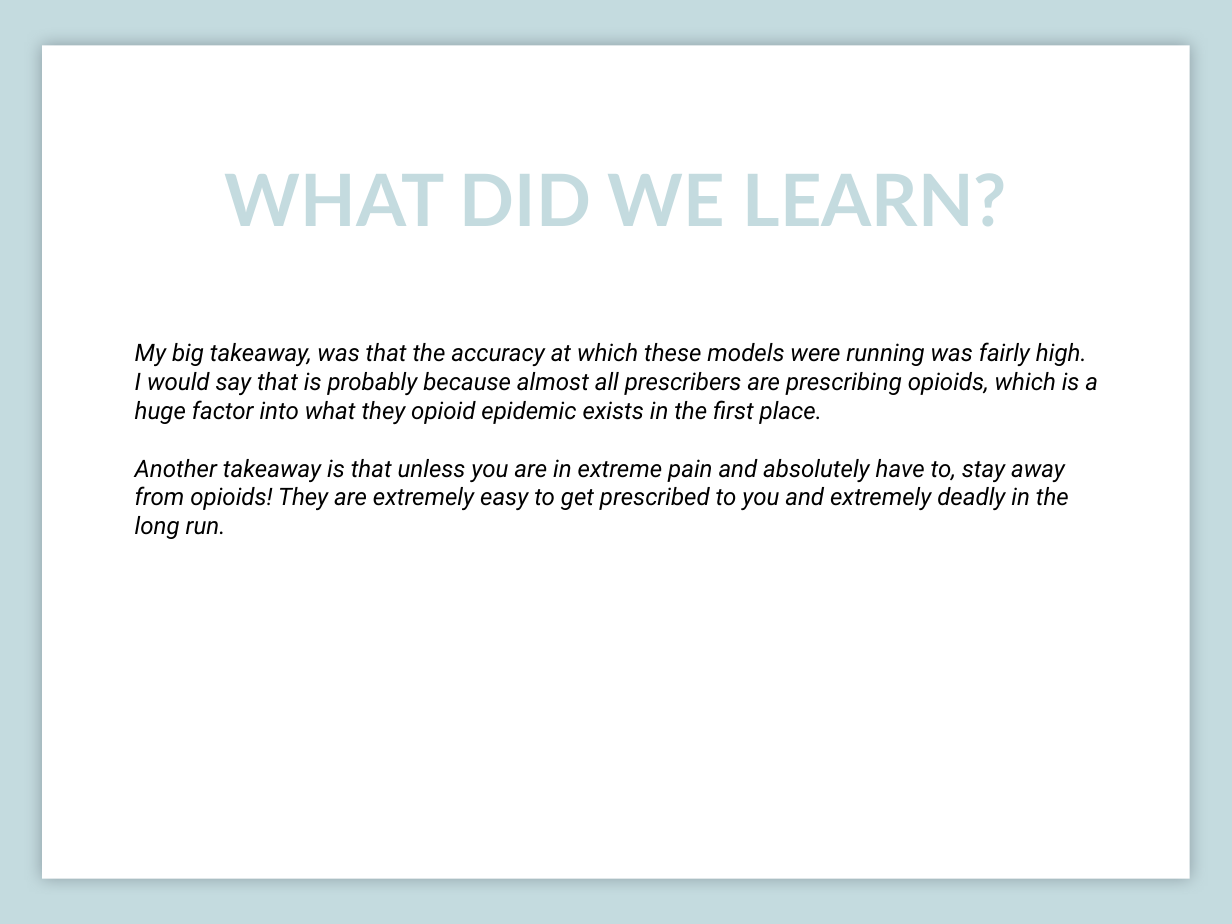
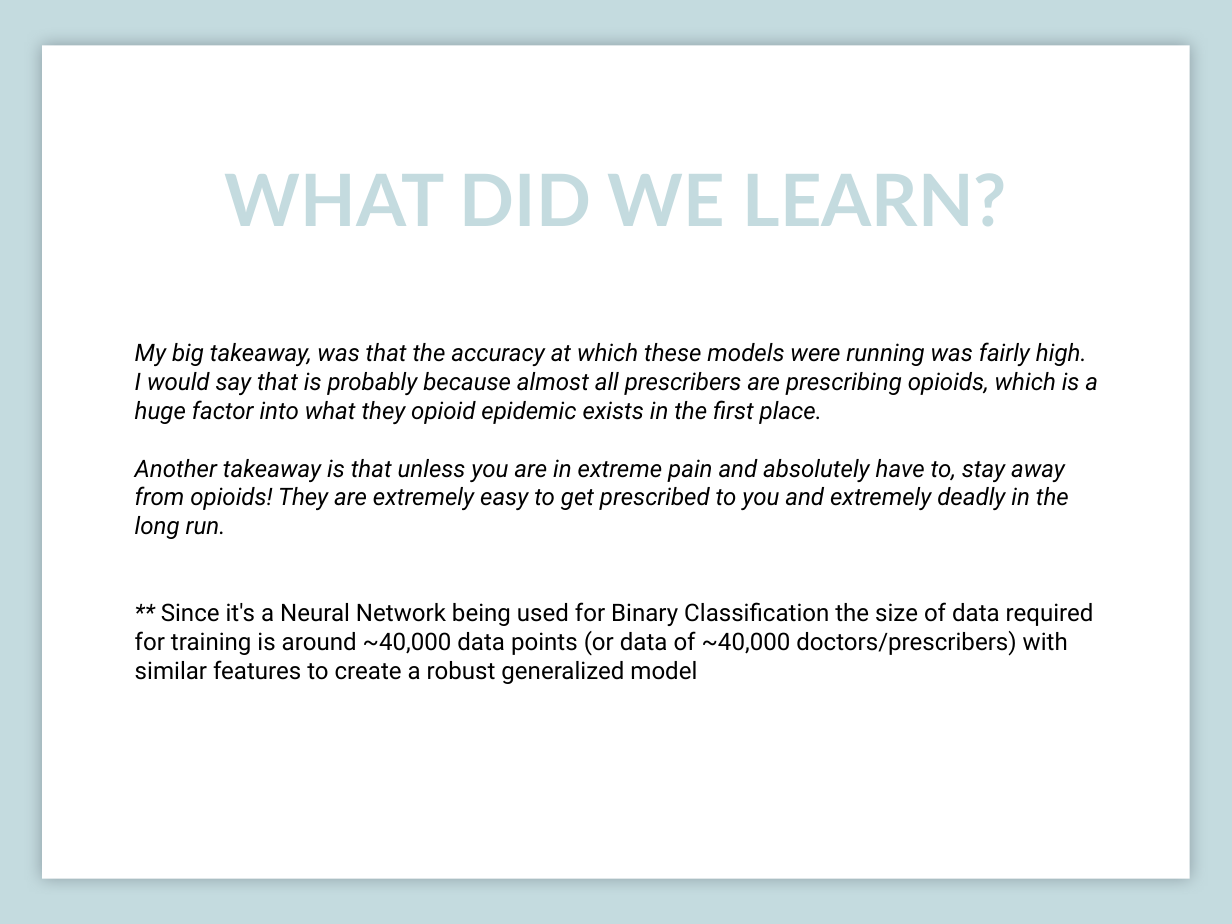
Before and after one commit to rajpatel84/capstone, a slide deck: slide 18 of Capstone.pptx. Drawn at 1232x924 pixels with LibreOffice and Linux fonts; fonts in the diff are those of the drawing. Boxes give left, top, right and bottom in pixels: in the first picture for what was removed or moved away, otherwise in the second. Text is boxed around its words. In the diff, an @@ line names an element or a change of style, - is before the commit and + after.

```diff
--- a/Capstone.pptx
+++ b/Capstone.pptx
@@ text at <box>135,602,1094,684</box>: paragraph added @@
+** Since it's a Neural Network being used for Binary Classification the size of data required for training is around ~40,000 data points (or data of ~40,000 doctors/prescribers) with similar features to create a robust generalized model
```
Also in this commit, not shown: 1 other slide changed.
